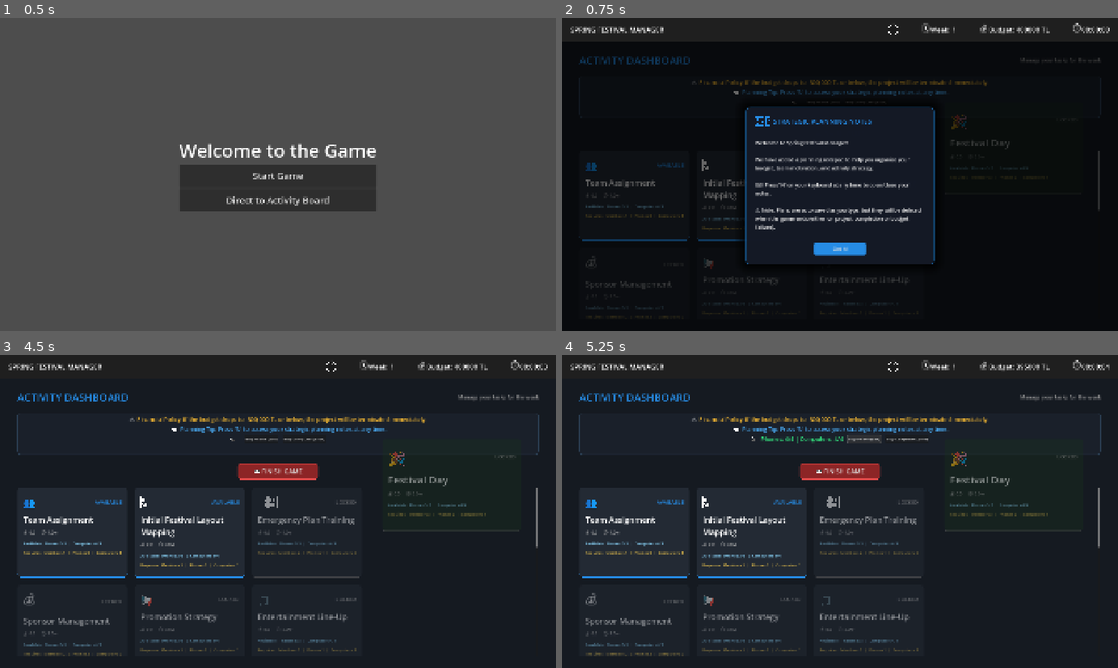
Above: before the commit, frames 1-4 (two rows, left to right).
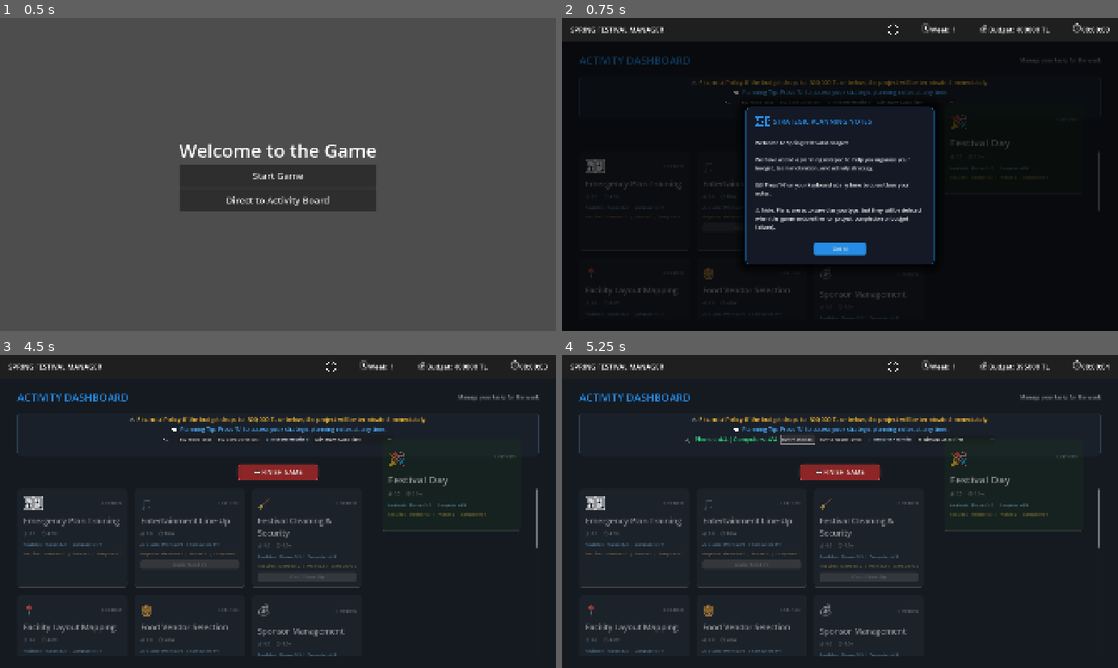
Above: after the commit, the same moments.

Repository: oozankoyuncu/Bitirme-Projesi
Game: Godot game, scene res://main_menu.tscn
Two runs of this game, one before a commit and one after it. Both use one fixed random seed, a clock stepped at 60 frames per second and the inputs below.
Inputs (mouse positions are in pixels of both pictures, inside the frame that each line leads up to):
- Up to frame 1 (0.5 s): no input
- Up to frame 2 (0.75 s): click "Direct to Activity Board" at 0.5 s
- Up to frame 3 (4.5 s): click (350, 439) at 1.25 s, where only the run after the commit has a clickable "Minimum Slack First"; click "Buy Phone ($5k)" at 2 s; click "Buy Computer ($10k)" at 2.75 s; click "🏁 FINISH GAME" at 3.5 s; click "Got It!" at 4.25 s
- Up to frame 4 (5.25 s): click "Buy Phone ($5k)" at 5 s

Frame 1 is identical in both runs. In frame 2, 1.5% of the frame differs, in the area x 3-65%, y 26-97%; in frame 3, 5.4%; in frame 4, 5.6%, in the area x 3-97%, y 25-97%.

Commit message:
add resource leveling heuristic system

Diff:
--- a/scripts/activity_board.gd
+++ b/scripts/activity_board.gd
@@ -106,6 +106,40 @@
 	buy_comp_btn.pressed.connect(_on_buy_computer_pressed)
 	resource_hbox.add_child(buy_comp_btn)
 
+	# Add Heuristic Dropdown
+	var heuristic_lbl = Label.new()
+	heuristic_lbl.text = " |   Resource Heuristic:"
+	heuristic_lbl.add_theme_font_size_override("font_size", 14)
+	resource_hbox.add_child(heuristic_lbl)
+
+	var heuristic_option = OptionButton.new()
+	heuristic_option.add_item("Minimum Duration First")
+	heuristic_option.add_item("Maximum Duration First")
+	heuristic_option.add_item("Minimum Slack First")
+	heuristic_option.add_item("Highest Resource Demand First")
+	heuristic_option.add_item("Critical Activity First")
+
+	var current_heuristic = GameState.resource_leveling_heuristic
+	var default_idx = 2
+	match current_heuristic:
+		"minimum_duration_first": default_idx = 0
+		"maximum_duration_first": default_idx = 1
+		"minimum_slack_first": default_idx = 2
+		"highest_resource_demand_first": default_idx = 3
+		"critical_activity_first": default_idx = 4
+	heuristic_option.select(default_idx)
+
+	heuristic_option.item_selected.connect(func(index):
+		match index:
+			0: GameState.resource_leveling_heuristic = "minimum_duration_first"
+			1: GameState.resource_leveling_heuristic = "maximum_duration_first"
+			2: GameState.resource_leveling_heuristic = "minimum_slack_first"
+			3: GameState.resource_leveling_heuristic = "highest_resource_demand_first"
+			4: GameState.resource_leveling_heuristic = "critical_activity_first"
+		refresh_board()
+	)
+	resource_hbox.add_child(heuristic_option)
+
 	# Row 4: Resource Warning Label
 	resource_warning_label = Label.new()
 	resource_warning_label.horizontal_alignment = HORIZONTAL_ALIGNMENT_CENTER
@@ -152,6 +186,40 @@
 	finish_btn.pressed.connect(_on_finish_game_pressed)
 	finish_container.add_child(finish_btn)
 
+func get_heuristic_value(act: Dictionary) -> float:
+	var h = GameState.resource_leveling_heuristic
+	match h:
+		"minimum_duration_first":
+			return GameState.get_activity_duration(act)
+		"maximum_duration_first":
+			return -GameState.get_activity_duration(act)
+		"highest_resource_demand_first":
+			var demand = int(act.get("required_members", 0)) + int(act.get("required_phones", 0)) + int(act.get("required_computers", 0))
+			return -float(demand)
+		"critical_activity_first":
+			var is_crit = act.get("id", "") in ["team_assignment", "emergency_training", "sponsor_management", "entertainment_lineup", "ticket_pricing", "food_vendor_selection", "stage_setup_choices", "festival_cleaning_security", "final_festival_layout_mapping"]
+			return 0.0 if is_crit else 1.0
+		"minimum_slack_first", _:
+			var slack_map = {
+				"team_assignment": 0.0,
+				"initial_festival_layout_mapping": 2.0,
+				"emergency_training": 0.0,
+				"sponsor_management": 0.0,
+				"entertainment_lineup": 0.0,
+				"promotion_strategy": 4.0,
+				"ticket_pricing": 0.0,
+				"volunteer_club_recruitment": 4.0,
+				"food_vendor_selection": 0.0,
+				"stage_setup_choices": 0.0,
+				"sound_system_choices": 2.0,
+				"transport_coordination": 2.0,
+				"decoration_theme_decision": 2.0,
+				"festival_cleaning_security": 0.0,
+				"final_festival_layout_mapping": 0.0,
+				"festival_day": 0.0
+			}
+			return slack_map.get(act.get("id", ""), 4.0)
+
 func refresh_board() -> void:
 	# Clean old cards
 	for child in activity_list.get_children():
@@ -176,7 +244,16 @@
 	add_child(rc)
 
 	# Populate with new cards
-	for activity in GameState.activities:
+	var sorted_activities = GameState.activities.duplicate()
+	sorted_activities.sort_custom(func(a, b):
+		var val_a = get_heuristic_value(a)
+		var val_b = get_heuristic_value(b)
+		if abs(val_a - val_b) < 0.001:
+			return a.get("id", "") < b.get("id", "")
+		return val_a < val_b
+	)
+
+	for activity in sorted_activities:
 		var card = create_activity_card(activity)
 
 		if activity["id"] == "festival_day":
@@ -581,7 +658,14 @@
 			missing_resource = "computers"
 		print("Not enough ", missing_resource, " available for ", activity["name"])
 		if resource_warning_label:
-			resource_warning_label.text = "⚠️ Not enough resources to start " + activity["name"] + "."
+			var h_name = "Minimum Slack First"
+			match GameState.resource_leveling_heuristic:
+				"minimum_duration_first": h_name = "Minimum Duration First"
+				"maximum_duration_first": h_name = "Maximum Duration First"
+				"minimum_slack_first": h_name = "Minimum Slack First"
+				"highest_resource_demand_first": h_name = "Highest Resource Demand First"
+				"critical_activity_first": h_name = "Critical Activity First"
+			resource_warning_label.text = "⚠️ " + activity["name"] + " could not start. Blocked by resource constraints. Conflict evaluated using: " + h_name + "."
 		return
 
 	GameState.allocate_resources(activity)
